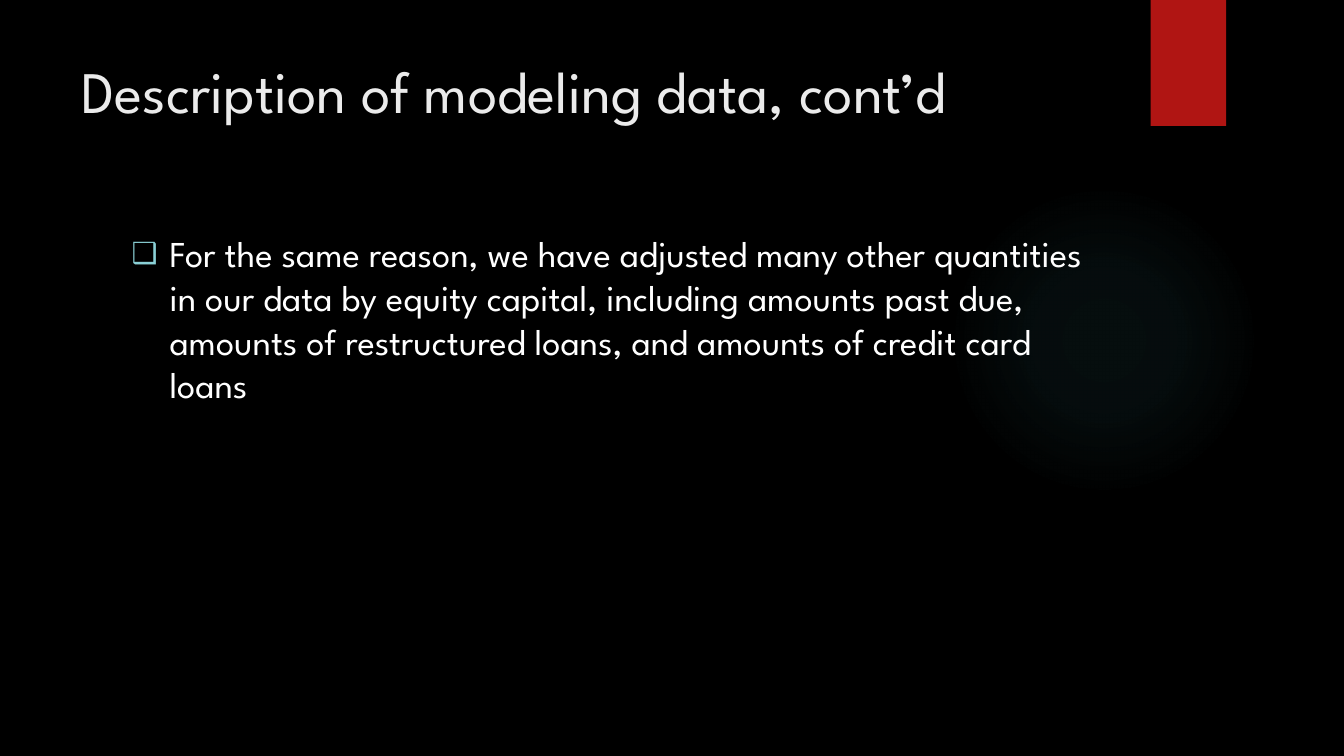
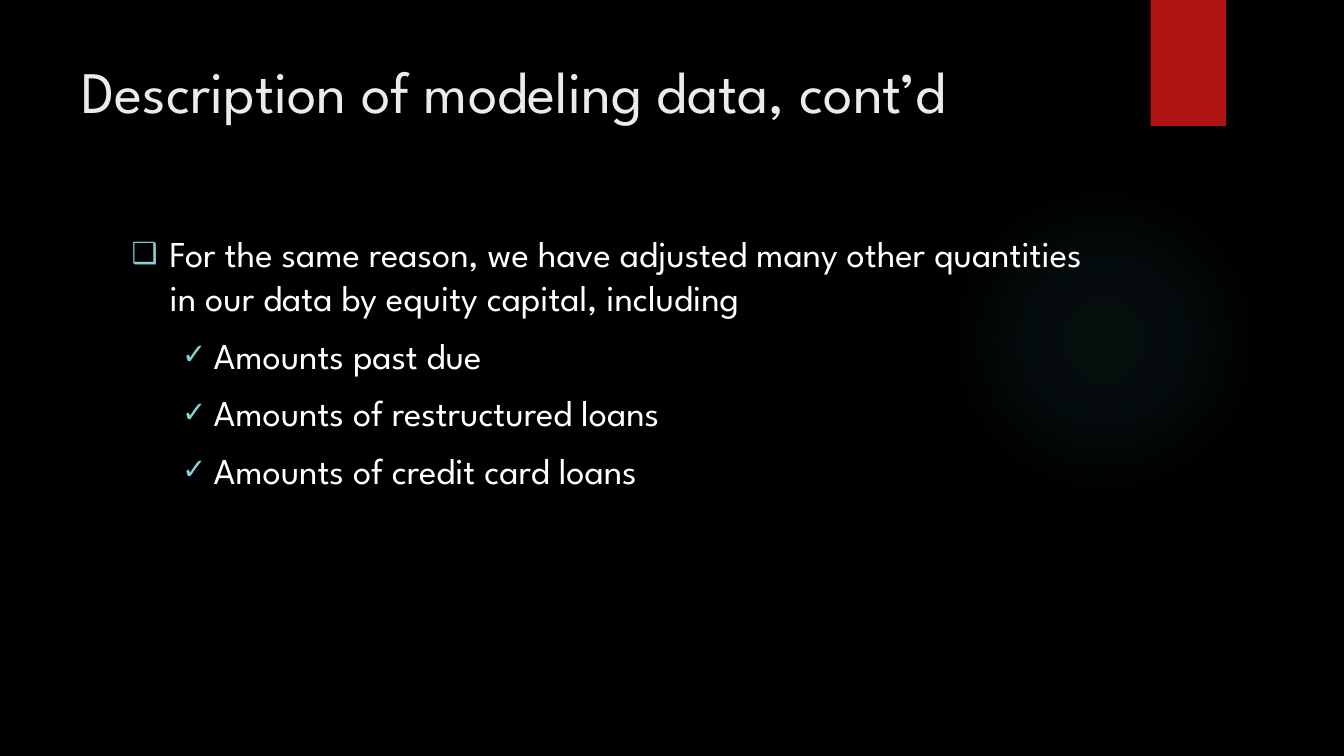
Before and after one commit to DoctorC1968/Capstone-Project-Final-Submission, a slide deck: slide 6 of Capstone deck.pptx. Drawn at 1344x756 pixels with LibreOffice and Linux fonts; fonts in the diff are those of the drawing; background and template pictures are left out. Boxes give left, top, right and bottom in pixels: in the first picture for what was removed or moved away, otherwise in the second. Text is boxed around its words. In the diff, an @@ line names an element or a change of style, - is before the commit and + after.

```diff
--- a/Capstone deck.pptx
+++ b/Capstone deck.pptx
@@ text at <box>170,242,1081,485</box>: text changed @@
-❑ For the same reason, we have adjusted many other quantities in our data by equity capital, including amounts past due, amounts of restructured loans, and amounts of credit card loans
+❑ For the same reason, we have adjusted many other quantities in our data by equity capital, including
+  ✓ Amounts past due
+  ✓ Amounts of restructured loans
+  ✓ Amounts of credit card loans
```
Also in this commit, not shown: 7 other slides changed.
